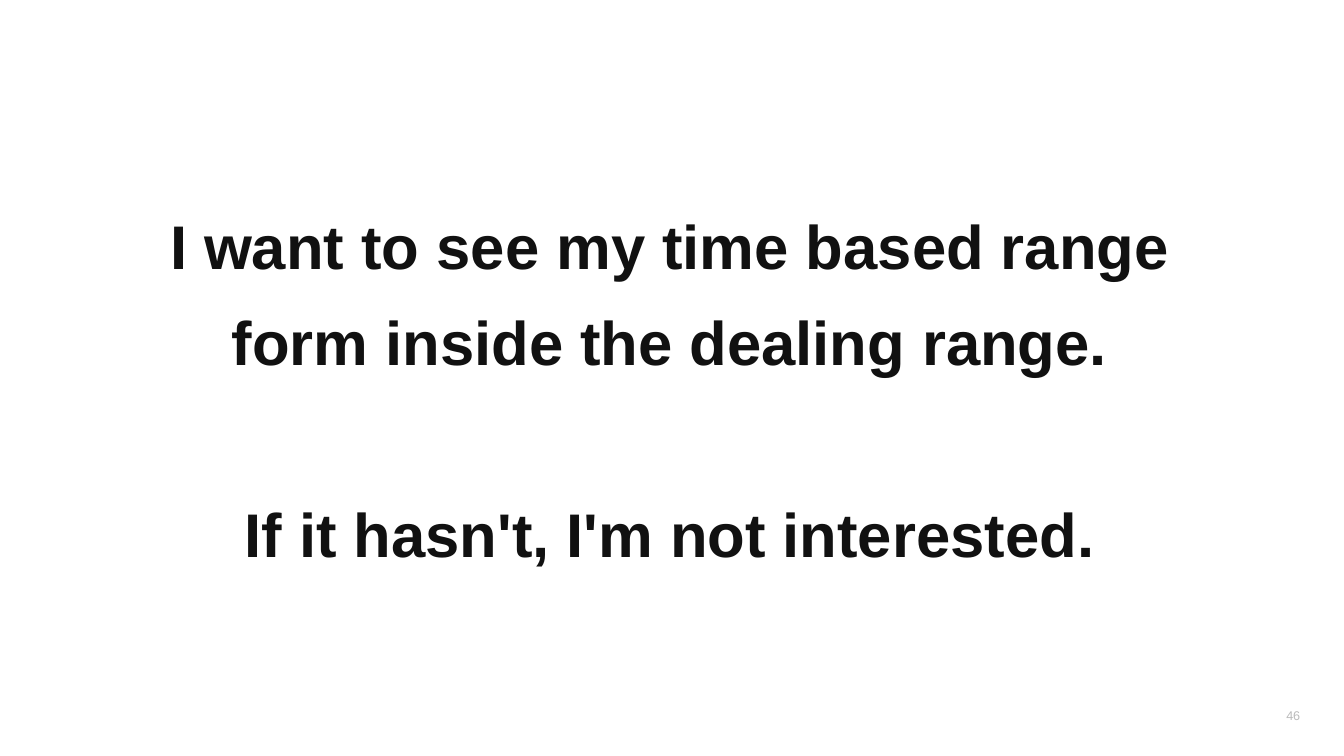
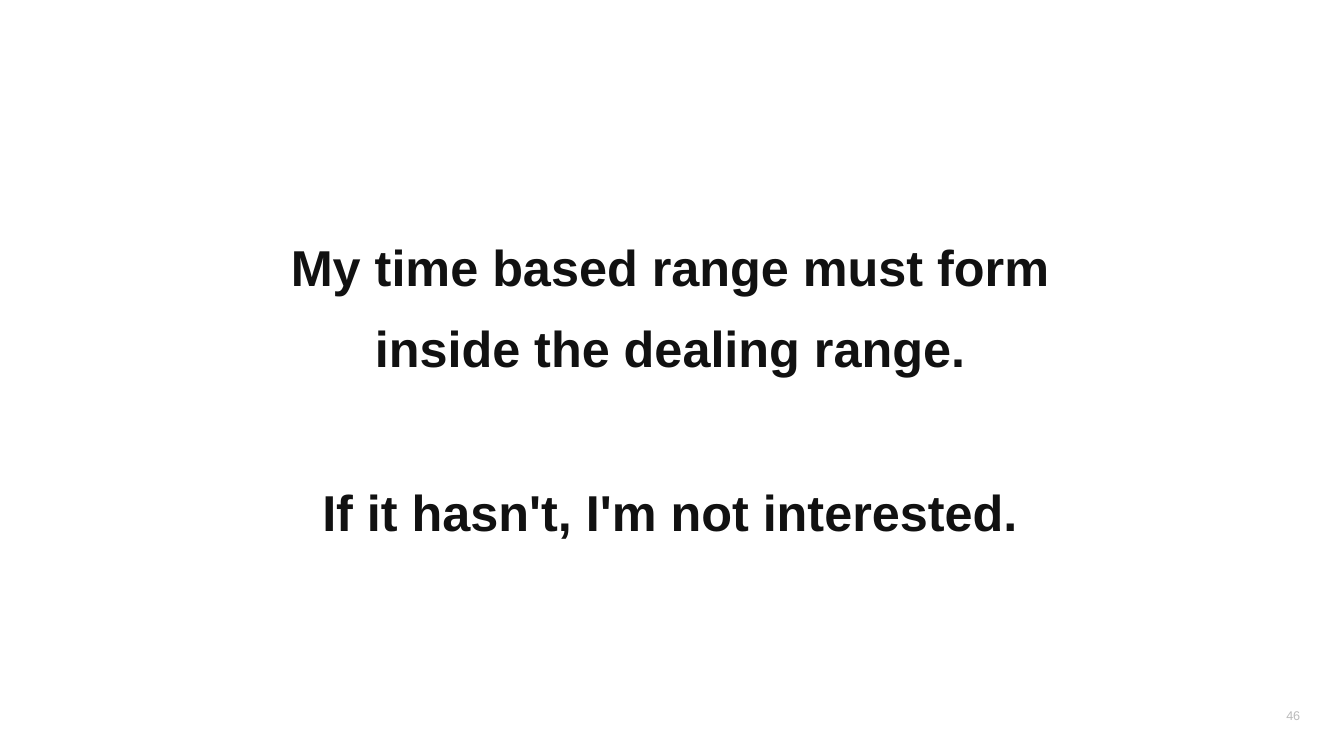
Before and after one commit to heikstepo/webinar-tracking, a slide deck: slide 46 of webinar-rauf/23-DTR-content-section-internal.pptx. Drawn at 1344x756 pixels with LibreOffice and Linux fonts; fonts in the diff are those of the drawing. Boxes give left, top, right and bottom in pixels: in the first picture for what was removed or moved away, otherwise in the second. Text is boxed around its words. In the diff, an @@ line names an element or a change of style, - is before the commit and + after.

```diff
--- a/webinar-rauf/23-DTR-content-section-internal.pptx
+++ b/webinar-rauf/23-DTR-content-section-internal.pptx
@@ text at bbox=[291, 249, 1049, 377]: text changed; size 44 to 36 pt @@
-I want to see my time based range
-form inside the dealing range.
+My time based range must form
+inside the dealing range.
@@ text at bbox=[322, 494, 1018, 539]: size 44 to 36 pt in "If it hasn't, I'm not interested."; line spacing 1.3 to 1.35 @@
```
Also in this commit, not shown: 250 other slides changed, 13 slides added, 4 slides removed, 2 other files.
